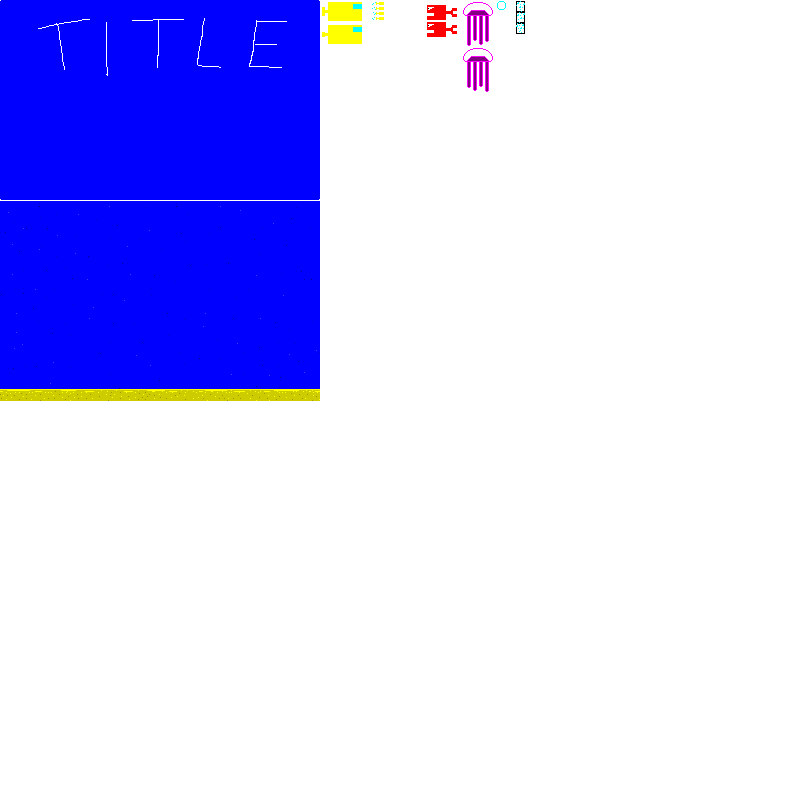
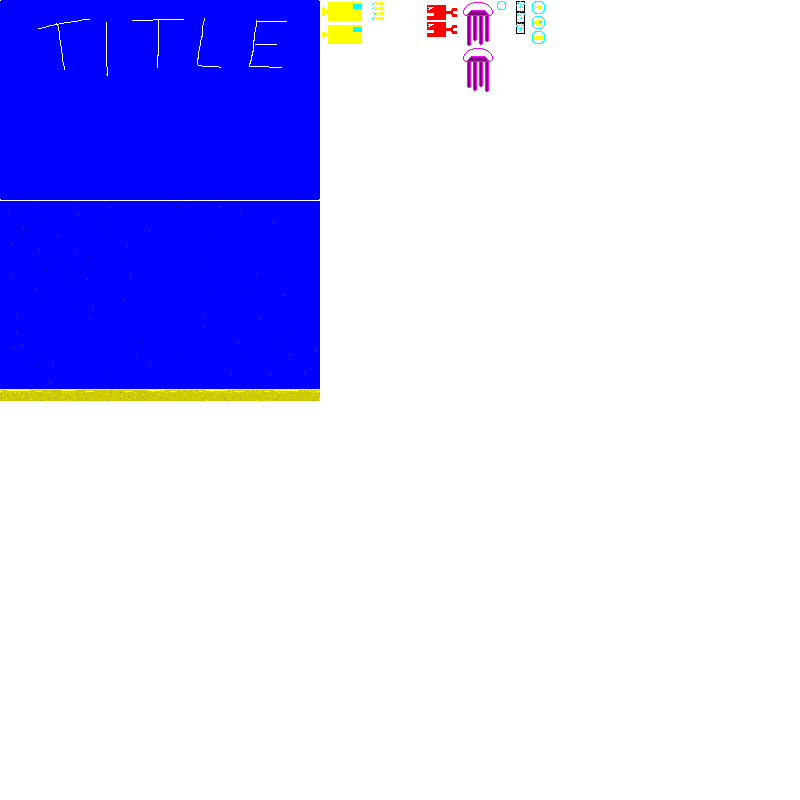
Layer changes from the first w=800, h=800 image to the second:
added layer "Bubbles" above "art" over left=532, top=1, right=545, bottom=44
painted on "art" over left=534, top=6, right=543, bottom=40
